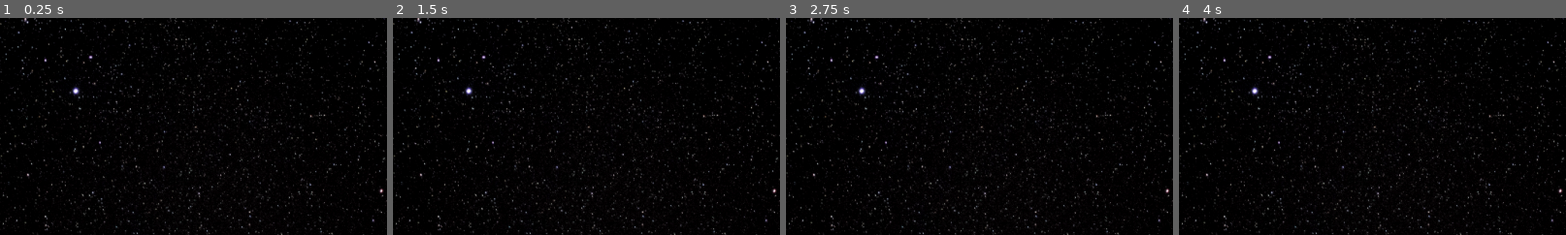
Above: before the commit, frames 1-4 (left to right).
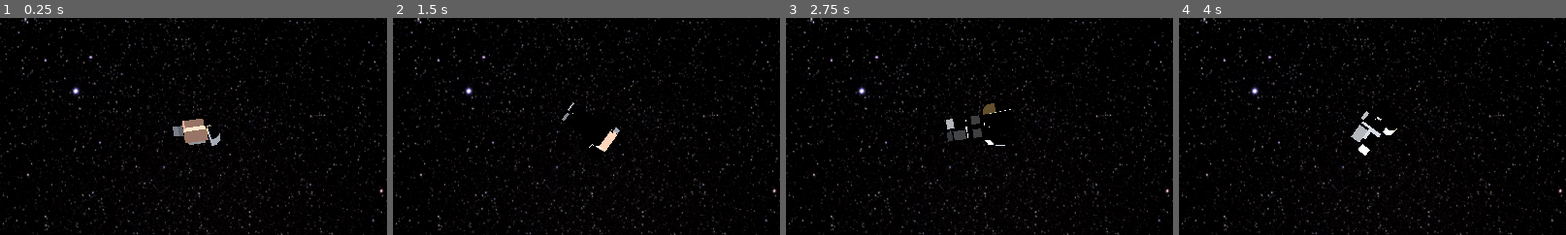
Above: after the commit, the same moments.

Repository: SiJiL82/limited-space
Game: Godot game, scene res://world.tscn
Two runs of this game, one before a commit and one after it. Both use one fixed random seed, a clock stepped at 60 frames per second and the inputs below.
Inputs:
- Up to frame 1 (0.25 s): no input
- Up to frame 2 (1.5 s): no input
- Up to frame 3 (2.75 s): no input
- Up to frame 4 (4 s): no input
The pictures show only the part of the screen within x 25-75%, y 25-75%; the shares and areas given below are measured in that part.

The runs differ from the first frame. In frame 1, 0.9% of the frame differs, in the area x 44-57%, y 45-59%; in frame 2, 0.4%; in frame 3, 0.7%; in frame 4, 0.6%.

Commit message:
spawn rotating astronaut

Diff:
--- a/astronaut_floating.tscn
+++ b/astronaut_floating.tscn
@@ -1,6 +1,69 @@
 [gd_scene load_steps=5 format=3 uid="uid://dhceg8hiqpuwa"]
 
 [ext_resource type="PackedScene" uid="uid://chyr1drd8ox03" path="res://assets/astronautA.glb" id="1_p3kgj"]
+
+[sub_resource type="Animation" id="Animation_ijycn"]
+length = 0.001
+tracks/0/type = "value"
+tracks/0/imported = false
+tracks/0/enabled = true
+tracks/0/path = NodePath("tmpParent/astronautA2/armRight:rotation")
+tracks/0/interp = 1
+tracks/0/loop_wrap = true
+tracks/0/keys = {
+"times": PackedFloat32Array(0),
+"transitions": PackedFloat32Array(1),
+"update": 0,
+"values": [Vector3(3.14159, 0, 0)]
+}
+tracks/1/type = "value"
+tracks/1/imported = false
+tracks/1/enabled = true
+tracks/1/path = NodePath("tmpParent/astronautA2/armLeft:rotation")
+tracks/1/interp = 1
+tracks/1/loop_wrap = true
+tracks/1/keys = {
+"times": PackedFloat32Array(0),
+"transitions": PackedFloat32Array(1),
+"update": 0,
+"values": [Vector3(3.14159, 0, 0)]
+}
+tracks/2/type = "value"
+tracks/2/imported = false
+tracks/2/enabled = true
+tracks/2/path = NodePath("tmpParent/astronautA2/legLeft:rotation")
+tracks/2/interp = 1
+tracks/2/loop_wrap = true
+tracks/2/keys = {
+"times": PackedFloat32Array(0),
+"transitions": PackedFloat32Array(1),
+"update": 0,
+"values": [Vector3(0, 0, 0)]
+}
+tracks/3/type = "value"
+tracks/3/imported = false
+tracks/3/enabled = true
+tracks/3/path = NodePath("tmpParent/astronautA2/legRight:rotation")
+tracks/3/interp = 1
+tracks/3/loop_wrap = true
+tracks/3/keys = {
+"times": PackedFloat32Array(0),
+"transitions": PackedFloat32Array(1),
+"update": 0,
+"values": [Vector3(0, 0, 0)]
+}
+tracks/4/type = "value"
+tracks/4/imported = false
+tracks/4/enabled = true
+tracks/4/path = NodePath(".:rotation")
+tracks/4/interp = 1
+tracks/4/loop_wrap = true
+tracks/4/keys = {
+"times": PackedFloat32Array(0),
+"transitions": PackedFloat32Array(1),
+"update": 0,
+"values": [Vector3(2.98023e-08, 2.98023e-08, 0)]
+}
 
 [sub_resource type="Animation" id="Animation_c64mq"]
 resource_name = "spinning"
@@ -67,69 +130,6 @@
 "values": [Vector3(2.98023e-08, 2.98023e-08, 0), Vector3(3.14159, 3.14159, 0), Vector3(6.28319, 6.28319, 0)]
 }
 
-[sub_resource type="Animation" id="Animation_ijycn"]
-length = 0.001
-tracks/0/type = "value"
-tracks/0/imported = false
-tracks/0/enabled = true
-tracks/0/path = NodePath("tmpParent/astronautA2/armRight:rotation")
-tracks/0/interp = 1
-tracks/0/loop_wrap = true
-tracks/0/keys = {
-"times": PackedFloat32Array(0),
-"transitions": PackedFloat32Array(1),
-"update": 0,
-"values": [Vector3(3.14159, 0, 0)]
-}
-tracks/1/type = "value"
-tracks/1/imported = false
-tracks/1/enabled = true
-tracks/1/path = NodePath("tmpParent/astronautA2/armLeft:rotation")
-tracks/1/interp = 1
-tracks/1/loop_wrap = true
-tracks/1/keys = {
-"times": PackedFloat32Array(0),
-"transitions": PackedFloat32Array(1),
-"update": 0,
-"values": [Vector3(3.14159, 0, 0)]
-}
-tracks/2/type = "value"
-tracks/2/imported = false
-tracks/2/enabled = true
-tracks/2/path = NodePath("tmpParent/astronautA2/legLeft:rotation")
-tracks/2/interp = 1
-tracks/2/loop_wrap = true
-tracks/2/keys = {
-"times": PackedFloat32Array(0),
-"transitions": PackedFloat32Array(1),
-"update": 0,
-"values": [Vector3(0, 0, 0)]
-}
-tracks/3/type = "value"
-tracks/3/imported = false
-tracks/3/enabled = true
-tracks/3/path = NodePath("tmpParent/astronautA2/legRight:rotation")
-tracks/3/interp = 1
-tracks/3/loop_wrap = true
-tracks/3/keys = {
-"times": PackedFloat32Array(0),
-"transitions": PackedFloat32Array(1),
-"update": 0,
-"values": [Vector3(0, 0, 0)]
-}
-tracks/4/type = "value"
-tracks/4/imported = false
-tracks/4/enabled = true
-tracks/4/path = NodePath(".:rotation")
-tracks/4/interp = 1
-tracks/4/loop_wrap = true
-tracks/4/keys = {
-"times": PackedFloat32Array(0),
-"transitions": PackedFloat32Array(1),
-"update": 0,
-"values": [Vector3(2.98023e-08, 2.98023e-08, 0)]
-}
-
 [sub_resource type="AnimationLibrary" id="AnimationLibrary_7cn42"]
 _data = {
 "RESET": SubResource("Animation_ijycn"),
@@ -137,16 +137,16 @@
 }
 
 [node name="astronautFloating" type="Node3D"]
-transform = Transform3D(5, 0, 0, 0, 5, 0, 0, 0, 5, 0, 0, 0)
+transform = Transform3D(40, 0, 0, 0, 40, 0, 0, 0, 40, 0, 0, 0)
 
 [node name="astronautA" parent="." instance=ExtResource("1_p3kgj")]
-transform = Transform3D(1, 8.88179e-16, 2.98023e-08, 0, 1, -2.98023e-08, -2.98023e-08, 2.98023e-08, 1, 0, 0, 0)
+transform = Transform3D(1, 8.88177e-16, 2.98023e-08, 0, 1, -2.98023e-08, -2.98023e-08, 2.98023e-08, 1, 0, 0, 0)
 
 [node name="armLeft" parent="astronautA/tmpParent/astronautA2" index="0"]
-transform = Transform3D(0.8584, 0, 0, 0, -0.8584, 7.50437e-08, 0, -7.50437e-08, -0.8584, -0.13, 0.473184, 0)
+transform = Transform3D(0.8584, 0, 0, 0, -0.8584, -2.1762e-06, 0, 2.1762e-06, -0.8584, -0.13, 0.473184, 0)
 
 [node name="armRight" parent="astronautA/tmpParent/astronautA2" index="1"]
-transform = Transform3D(1, 0, 0, 0, -1, 8.74228e-08, 0, -8.74228e-08, -1, 0.13, 0.473184, 0)
+transform = Transform3D(1, 0, 0, 0, -1, -2.53518e-06, 0, 2.53518e-06, -1, 0.13, 0.473184, 0)
 
 [node name="AnimationPlayer" type="AnimationPlayer" parent="astronautA"]
 libraries = {
--- a/project.godot
+++ b/project.godot
@@ -15,6 +15,10 @@
 config/features=PackedStringArray("4.1", "Forward Plus")
 config/icon="res://icon.svg"
 
+[autoload]
+
+Main="*res://main.gd"
+
 [display]
 
 window/size/viewport_width=1920
--- /dev/null
+++ b/world.gd
@@ -0,0 +1,14 @@
+extends Node3D
+
+var StrandedAstronaut = preload("res://astronaut_floating.tscn").instantiate()
+
+# Called when the node enters the scene tree for the first time.
+func _ready():
+
+	spawn_astronauts()
+
+func spawn_astronauts():
+	StrandedAstronaut.position = Vector3(0, 10, 0) #0, 20, 0 for centre.
+	self.add_child(StrandedAstronaut)
+	var animation_player = StrandedAstronaut.get_node("astronautA").get_node("AnimationPlayer")
+	animation_player.play("spinning")
--- a/world.tscn
+++ b/world.tscn
@@ -1,8 +1,11 @@
-[gd_scene load_steps=2 format=3 uid="uid://bhp02k7rppku4"]
+[gd_scene load_steps=3 format=3 uid="uid://cvcf51hvvtee8"]
 
+[ext_resource type="Script" path="res://world.gd" id="1_a47ed"]
 [ext_resource type="Texture2D" uid="uid://c73wkwc2iey00" path="res://assets/sprites/space_background.jpg" id="1_qff8a"]
 
 [node name="World" type="Node3D"]
+transform = Transform3D(1, 0, 0, 0, 1, 0, 0, 0, 1, 0.57782, 0, 0.176666)
+script = ExtResource("1_a47ed")
 
 [node name="Camera3D" type="Camera3D" parent="."]
 transform = Transform3D(1, 0, 0, 0, -4.37114e-08, 1, 0, -1, -4.37114e-08, 0, 150, 0)
@@ -11,3 +14,7 @@
 [node name="Space" type="Sprite3D" parent="."]
 transform = Transform3D(10, 0, 0, 0, -4.37114e-07, 10, 0, -10, -4.37114e-07, 0, 0, 0)
 texture = ExtResource("1_qff8a")
+
+[node name="DirectionalLight3D" type="DirectionalLight3D" parent="."]
+transform = Transform3D(1, 0, 0, 0, 1, 0, 0, 0, 1, 0, 200, 0)
+light_energy = 5.364
